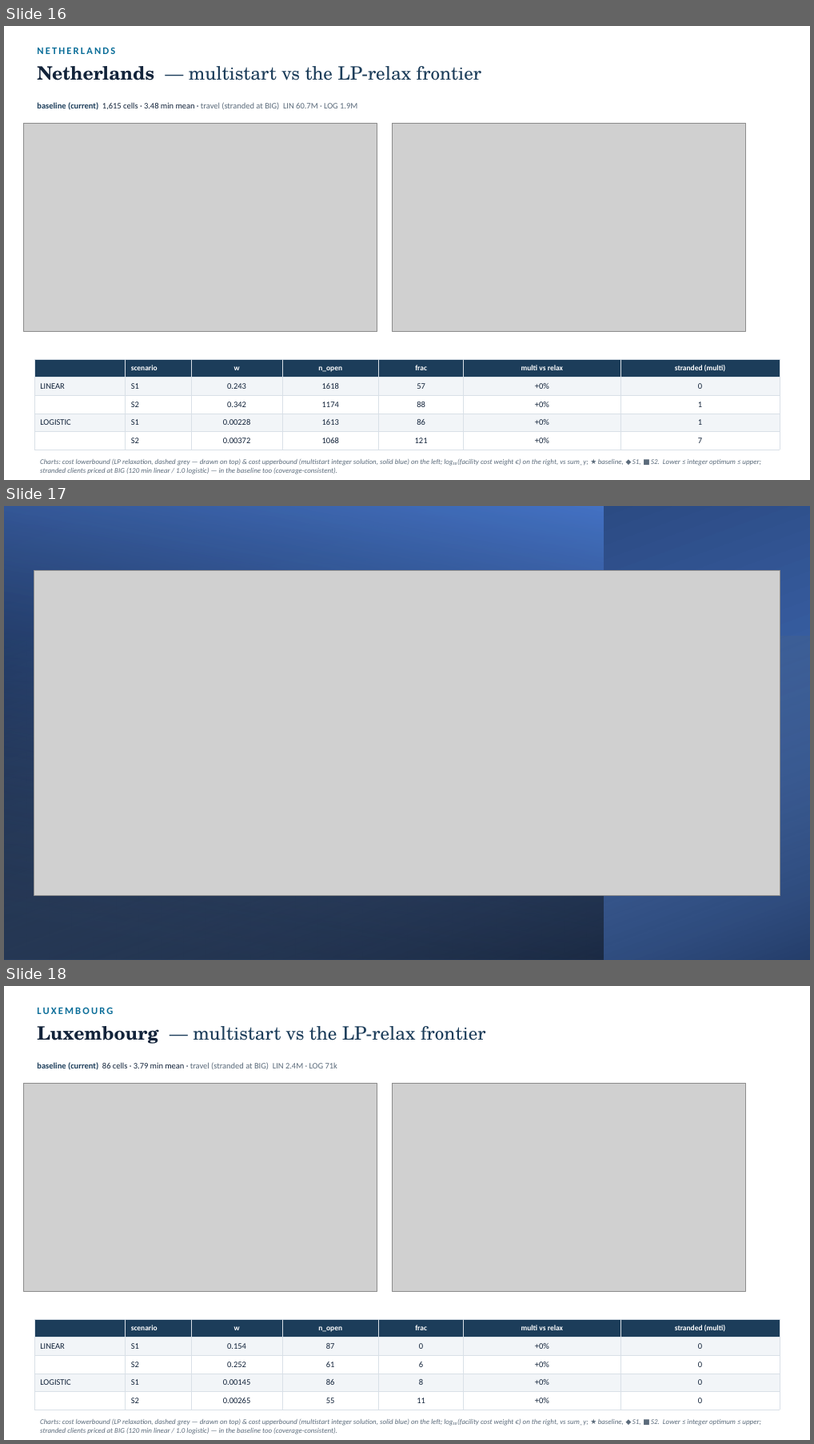
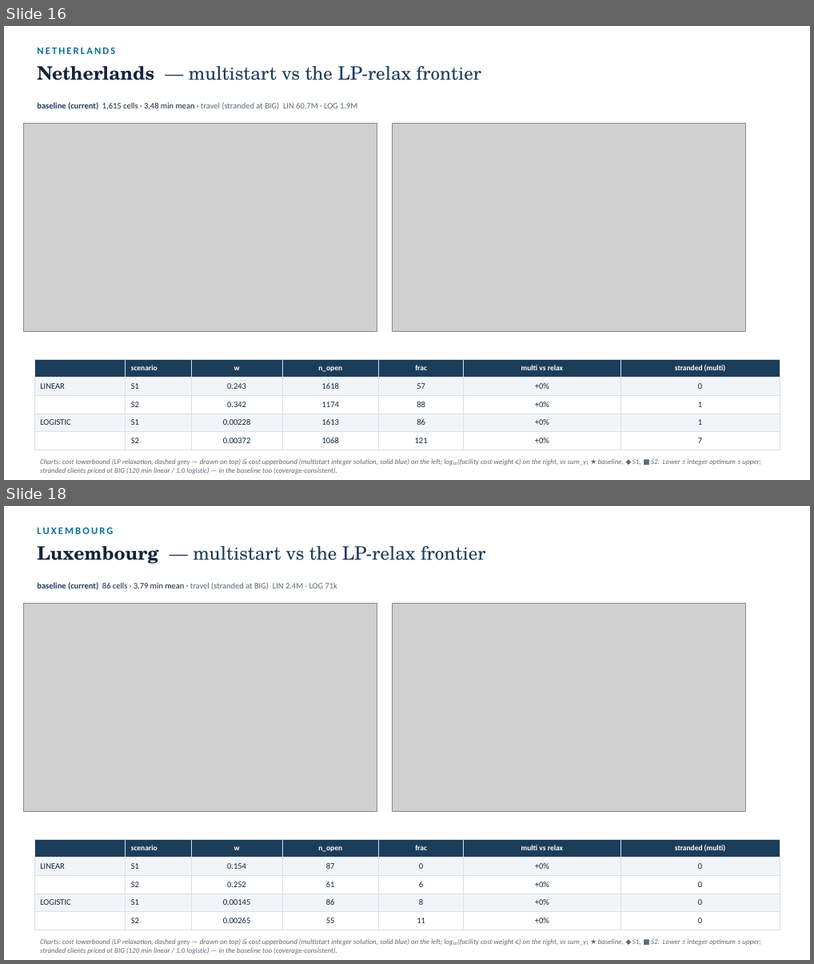
Before and after one commit to ObjectVision/NetworkModel_EU, a slide deck: doc/lambda_sweep5.pptx. Shown one above the other, each under a label of ours: slides 16, 17 and 18 before the commit, slides 16 and 18 after it; the slides between them are not shown. The pictures are 814x1444 and 814x964 pixels, drawn with LibreOffice and Linux fonts; fonts in the diff are those of the drawing; grey boxes stand for pictures. Boxes give left, top, right and bottom in pixels: in the first picture for what was removed or moved away, otherwise in the second. Text is boxed around its words. In the diff, an @@ line names an element or a change of style, - is before the commit and + after.

```diff
--- a/doc/lambda_sweep5.pptx
+++ b/doc/lambda_sweep5.pptx
@@ slide 17 removed at (4,506,810,960), background #FFFFFF @@
@@ rectangle removed at (4,506,810,960) @@
@@ rectangle removed at (4,506,604,960) @@
@@ picture removed at (34,571,780,895) @@
@@ rectangle removed at (4,636,810,960) @@
```
Also in this commit, not shown: 1 slide added, 6 other files.
